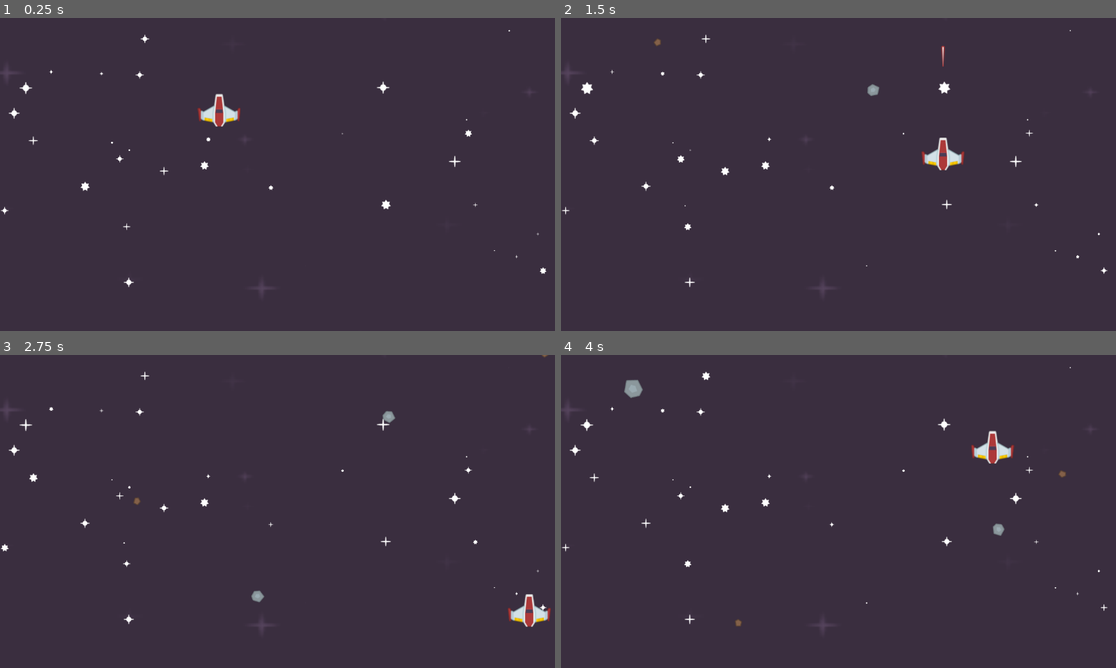
Above: before the commit, frames 1-4 (two rows, left to right).
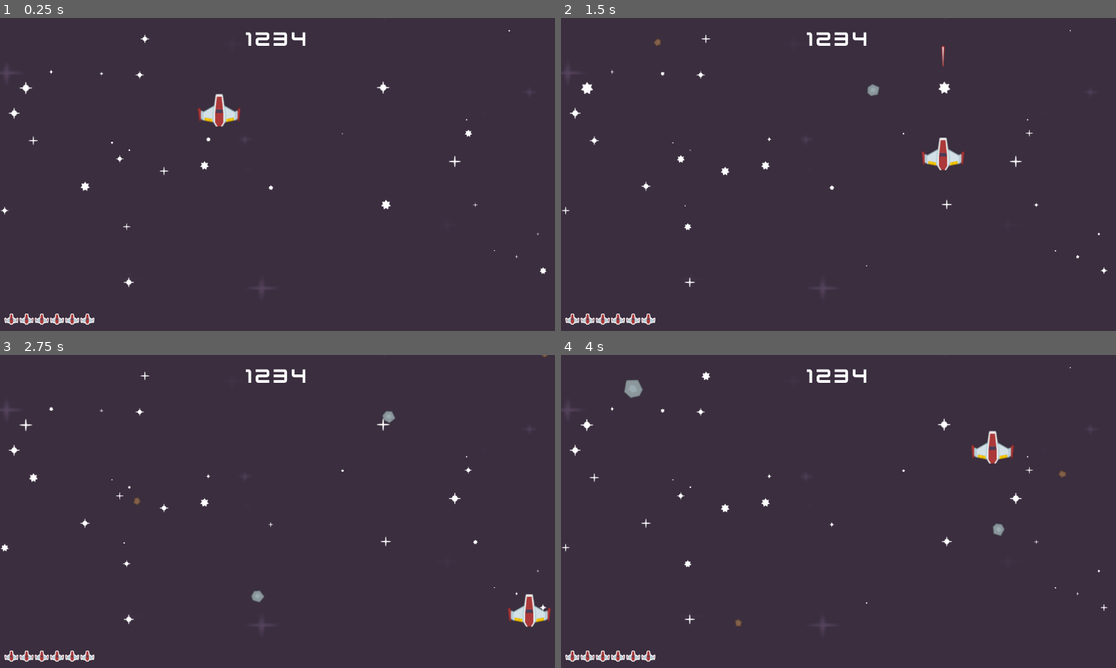
Above: after the commit, the same moments.

Repository: Yrthgze/GodotCrashCourese
Game: Godot game, scene res://Scenes/level.tscn
The game is run twice, just before and just after one commit, with the same random seed, the same clock (stepped at 60 frames per second) and the same inputs.
Inputs:
- Up to frame 1 (0.25 s): no input
- Up to frame 2 (1.5 s): hold Right (right) 0.53-1.28 s; tap Space (shoot) at 0.6, 1.35 s; hold Down (down) from 1.28 s (still down)
- Up to frame 3 (2.75 s): release Down (down) at 2.03 s; hold Right (right) from 2.03 s (still down); tap Space (shoot) at 2.1 s
- Up to frame 4 (4 s): release Right (right) at 2.78 s; hold Up (up) 2.78-3.53 s; tap Space (shoot) at 2.85, 3.6 s; hold Left (left) from 3.53 s (still down)

The runs differ from the first frame. In frame 1, 0.6% of the frame differs, in the area x 0-56%, y 4-98%; in frame 2, 0.6%; in frame 3, 0.6%; in frame 4, 0.6%.

Commit message:
[GodotCrashCourse]: UI basics

Diff:
--- /dev/null
+++ b/CrashCourse#1/Scenes/game_over_ui.tscn
@@ -0,0 +1,64 @@
+[gd_scene load_steps=2 format=3 uid="uid://4xkptdty5ym8"]
+
+[ext_resource type="FontFile" uid="uid://dh4l4fteo2ukx" path="res://kenney_space-shooter-redux/Bonus/kenvector_future.ttf" id="1_qcdod"]
+
+[node name="GameOverUI" type="CanvasLayer"]
+
+[node name="ColorRect" type="ColorRect" parent="."]
+offset_left = -4.0
+offset_top = -8.0
+offset_right = 1282.0
+offset_bottom = 727.0
+color = Color(0.227451, 0.180392, 0.247059, 1)
+
+[node name="CenterContainer" type="CenterContainer" parent="."]
+anchors_preset = 8
+anchor_left = 0.5
+anchor_top = 0.5
+anchor_right = 0.5
+anchor_bottom = 0.5
+offset_left = -207.5
+offset_top = -47.5
+offset_right = 207.5
+offset_bottom = 47.5
+grow_horizontal = 2
+grow_vertical = 2
+
+[node name="VBoxContainer" type="VBoxContainer" parent="CenterContainer"]
+layout_mode = 2
+
+[node name="Gameover" type="Label" parent="CenterContainer/VBoxContainer"]
+layout_mode = 2
+size_flags_horizontal = 4
+theme_override_fonts/font = ExtResource("1_qcdod")
+theme_override_font_sizes/font_size = 60
+text = "GameOver"
+
+[node name="Score" type="Label" parent="CenterContainer/VBoxContainer"]
+layout_mode = 2
+size_flags_horizontal = 4
+theme_override_fonts/font = ExtResource("1_qcdod")
+theme_override_font_sizes/font_size = 20
+text = "Your score: 0"
+
+[node name="CenterContainer2" type="CenterContainer" parent="."]
+anchors_preset = 7
+anchor_left = 0.5
+anchor_top = 1.0
+anchor_right = 0.5
+anchor_bottom = 1.0
+offset_left = -20.0
+offset_top = -40.0
+offset_right = 20.0
+grow_horizontal = 2
+grow_vertical = 0
+
+[node name="MarginContainer" type="MarginContainer" parent="CenterContainer2"]
+layout_mode = 2
+theme_override_constants/margin_bottom = 30
+
+[node name="Label" type="Label" parent="CenterContainer2/MarginContainer"]
+layout_mode = 2
+theme_override_fonts/font = ExtResource("1_qcdod")
+theme_override_font_sizes/font_size = 20
+text = "Space to start again"
--- a/CrashCourse#1/Scenes/level.tscn
+++ b/CrashCourse#1/Scenes/level.tscn
@@ -8,6 +8,7 @@
 [ext_resource type="Texture2D" uid="uid://c7iss256fwdca" path="res://kenney_space-shooter-redux/PNG/Effects/star2.png" id="6_1onp5"]
 [ext_resource type="Script" path="res://Scenes/Star.gd" id="6_ee2f4"]
 [ext_resource type="Texture2D" uid="uid://7qnyryvcrq40" path="res://kenney_space-shooter-redux/PNG/Effects/star3.png" id="7_copic"]
+[ext_resource type="PackedScene" uid="uid://de1srgrpeoiv3" path="res://Scenes/ui.tscn" id="9_b8hdo"]
 
 [sub_resource type="SpriteFrames" id="SpriteFrames_b38ce"]
 animations = [{
@@ -41,6 +42,7 @@
 position = Vector2(573, 279)
 scale = Vector2(5.65, 3.93)
 texture = ExtResource("1_yelfq")
+metadata/_edit_lock_ = true
 
 [node name="Stars" type="Node2D" parent="."]
 
@@ -292,5 +294,7 @@
 
 [node name="Meteors" type="Node2D" parent="."]
 
+[node name="UI" parent="." instance=ExtResource("9_b8hdo")]
+
 [connection signal="Laser" from="Player" to="." method="_on_player_laser"]
 [connection signal="timeout" from="MeteorTimer" to="." method="_on_meteor_timer_timeout"]
--- /dev/null
+++ b/CrashCourse#1/Scenes/ui.tscn
@@ -0,0 +1,68 @@
+[gd_scene load_steps=3 format=3 uid="uid://de1srgrpeoiv3"]
+
+[ext_resource type="FontFile" uid="uid://dh4l4fteo2ukx" path="res://kenney_space-shooter-redux/Bonus/kenvector_future.ttf" id="1_kieq3"]
+[ext_resource type="Texture2D" uid="uid://cm1ks1syoolgt" path="res://kenney_space-shooter-redux/PNG/UI/playerLife1_red.png" id="2_b0685"]
+
+[node name="UI" type="CanvasLayer"]
+
+[node name="MarginContainer" type="MarginContainer" parent="."]
+anchors_preset = 5
+anchor_left = 0.5
+anchor_right = 0.5
+offset_left = -74.5
+offset_right = 74.5
+offset_bottom = 57.0
+grow_horizontal = 2
+theme_override_constants/margin_top = 20
+
+[node name="Label" type="Label" parent="MarginContainer"]
+layout_mode = 2
+size_flags_horizontal = 2
+theme_override_fonts/font = ExtResource("1_kieq3")
+theme_override_font_sizes/font_size = 50
+text = "1234"
+horizontal_alignment = 1
+
+[node name="MarginContainer2" type="MarginContainer" parent="."]
+anchors_preset = 2
+anchor_top = 1.0
+anchor_bottom = 1.0
+offset_top = -40.0
+offset_right = 208.0
+grow_vertical = 0
+theme_override_constants/margin_left = 10
+theme_override_constants/margin_top = 0
+
+[node name="HBoxContainer" type="HBoxContainer" parent="MarginContainer2"]
+layout_mode = 2
+theme_override_constants/separation = 2
+
+[node name="TextureRect" type="TextureRect" parent="MarginContainer2/HBoxContainer"]
+layout_mode = 2
+texture = ExtResource("2_b0685")
+stretch_mode = 2
+
+[node name="TextureRect2" type="TextureRect" parent="MarginContainer2/HBoxContainer"]
+layout_mode = 2
+texture = ExtResource("2_b0685")
+stretch_mode = 2
+
+[node name="TextureRect3" type="TextureRect" parent="MarginContainer2/HBoxContainer"]
+layout_mode = 2
+texture = ExtResource("2_b0685")
+stretch_mode = 2
+
+[node name="TextureRect4" type="TextureRect" parent="MarginContainer2/HBoxContainer"]
+layout_mode = 2
+texture = ExtResource("2_b0685")
+stretch_mode = 2
+
+[node name="TextureRect5" type="TextureRect" parent="MarginContainer2/HBoxContainer"]
+layout_mode = 2
+texture = ExtResource("2_b0685")
+stretch_mode = 2
+
+[node name="TextureRect6" type="TextureRect" parent="MarginContainer2/HBoxContainer"]
+layout_mode = 2
+texture = ExtResource("2_b0685")
+stretch_mode = 2
Not shown: 1 places in CrashCourse#1/Scenes/level.tscn that only renumber resources
